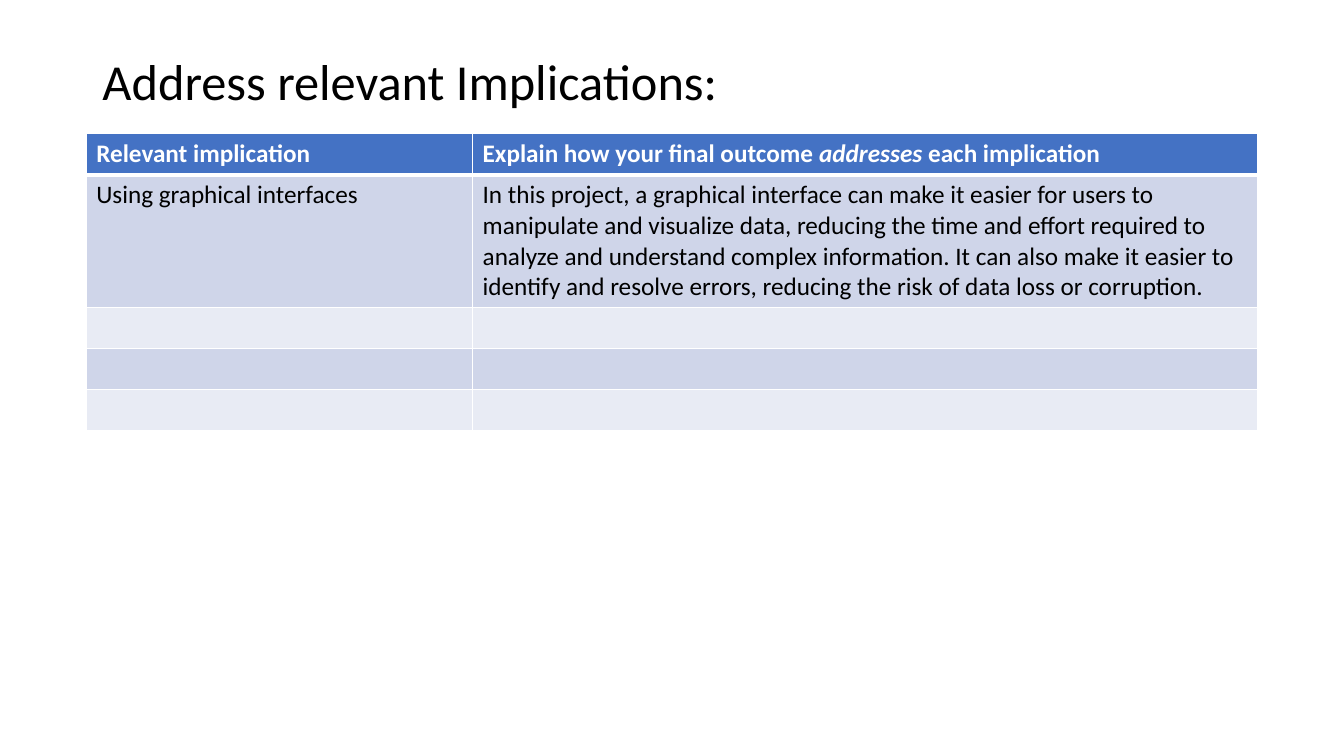
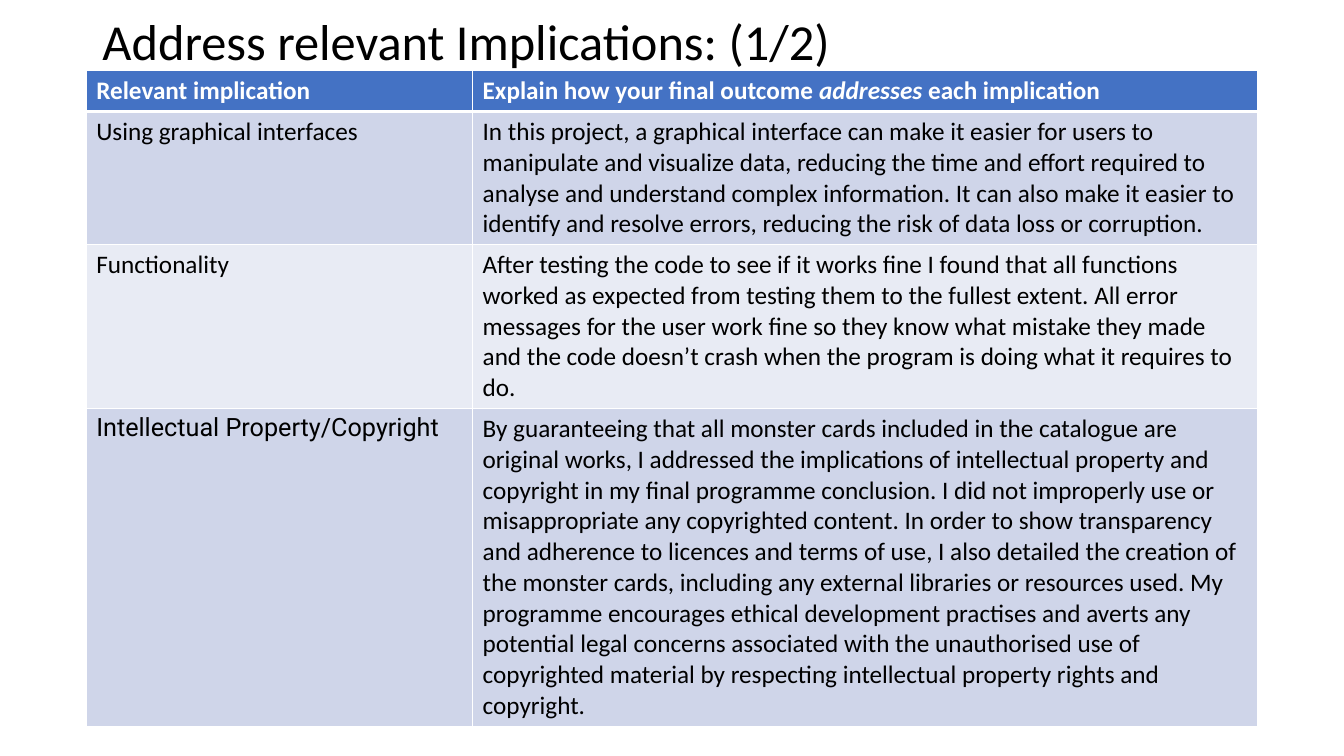
Before and after one commit to Jaxku/Assessment---Monster-Cards, a slide deck: slide 27 of 2.7 and 2.8 Documentation Template.pptx. Drawn at 1344x756 pixels with LibreOffice and Linux fonts; fonts in the diff are those of the drawing. Boxes give left, top, right and bottom in pixels: in the first picture for what was removed or moved away, otherwise in the second. Text is boxed around its words. In the diff, an @@ line names an element or a change of style, - is before the commit and + after.

```diff
--- a/2.7 and 2.8 Documentation Template.pptx
+++ b/2.7 and 2.8 Documentation Template.pptx
@@ title at [102,23,830,68]: text changed @@
-Address relevant Implications:
+Address relevant Implications: (1/2)
@@ table at [87,71,1258,723] @@
-row 2: Using graphical interfaces | In this project, a graphical interface can make it easier for users to manipulate and visualize data, reducing the time and effort required to analyze and understand complex information. It can also make it easier to identify and resolve errors, reducing the risk of data loss or corruption.
-row 3:  | 
-row 4:  | 
-row 5:  | 
+row 2: Using graphical interfaces | In this project, a graphical interface can make it easier for users to manipulate and visualize data, reducing the time and effort required to analyse and understand complex information. It can also make it easier to identify and resolve errors, reducing the risk of data loss or corruption.
+row 3: Functionality | After testing the code to see if it works fine I found that all functions worked as expected from testing them to the fullest extent. All error messages for the user work fine so they know what mistake they made and the code doesn’t crash when the program is doing what it requires to do.
+row 4: Intellectual Property/Copyright | By guaranteeing that all monster cards included in the catalogue are original works, I addressed the implications of intellectual property and copyright in my final programme conclusion. I did not improperly use or misappropriate any copyrighted content. In order to show transparency and adherence to licences and terms of use, I also detailed the creation of the monster cards, including any external libraries or resources used. My programme encourages ethical development practises and averts any potential legal concerns associated with the unauthorised use of copyrighted material by respecting intellectual property rights and copyright.
@@ table: place and size @@
-table at [87,134,1258,429]
+table at [87,71,1258,723]
```
Also in this commit, not shown: 1 other slide changed, 1 slide added.
